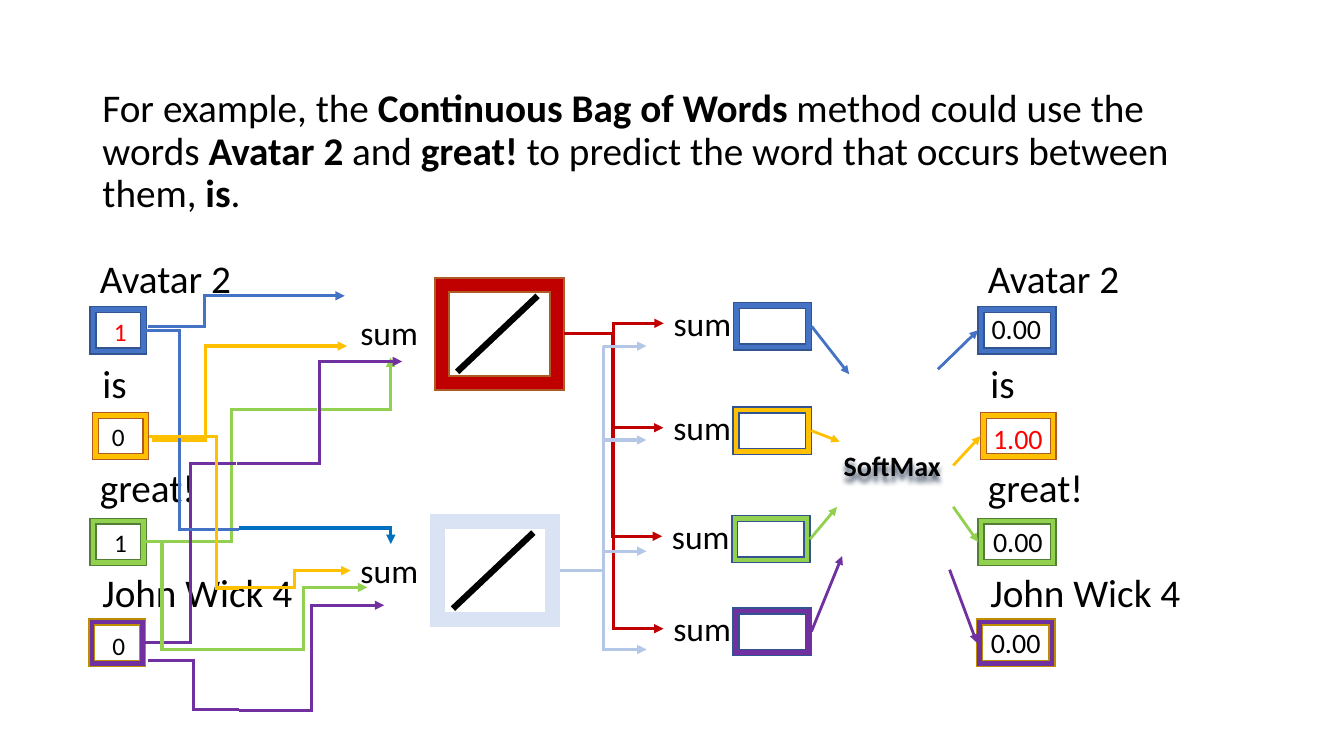
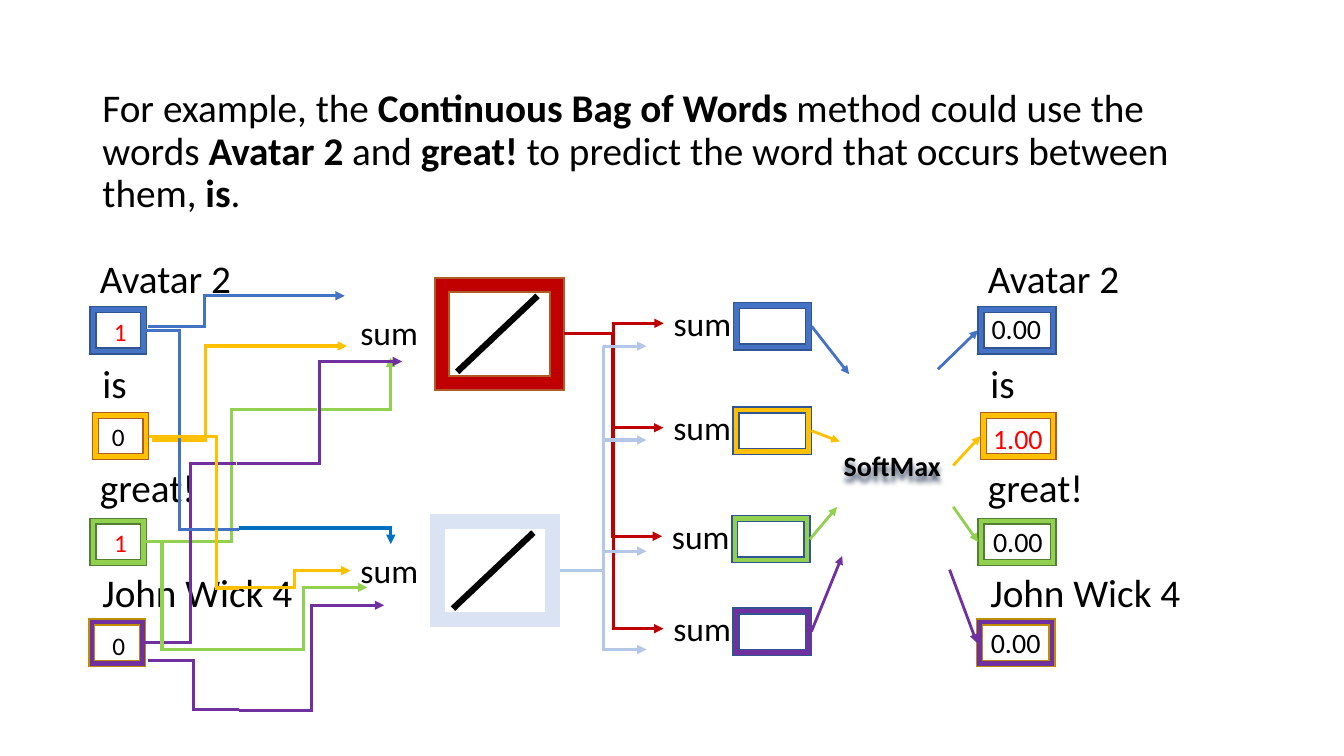
Before and after one commit to YeabinMoonEcon/BUS211, a slide deck: slide 76 of BUS243_NLP/lecture_notes/Lecture6_2.pptx (slide 75 before the commit). Drawn at 1344x756 pixels with LibreOffice and Linux fonts; fonts in the diff are those of the drawing. Boxes give left, top, right and bottom in pixels: in the first picture for what was removed or moved away, otherwise in the second. Text is boxed around its words. In the diff, an @@ line names an element or a change of style, - is before the commit and + after.

```diff
--- a/BUS243_NLP/lecture_notes/Lecture6_2.pptx
+++ b/BUS243_NLP/lecture_notes/Lecture6_2.pptx
@@ text "1" at (114,535,127,552): text colour #000000 to #FF0000 @@
```
Also in this commit, not shown: 4 other slides changed, 6 slides added, 17 slides removed.
